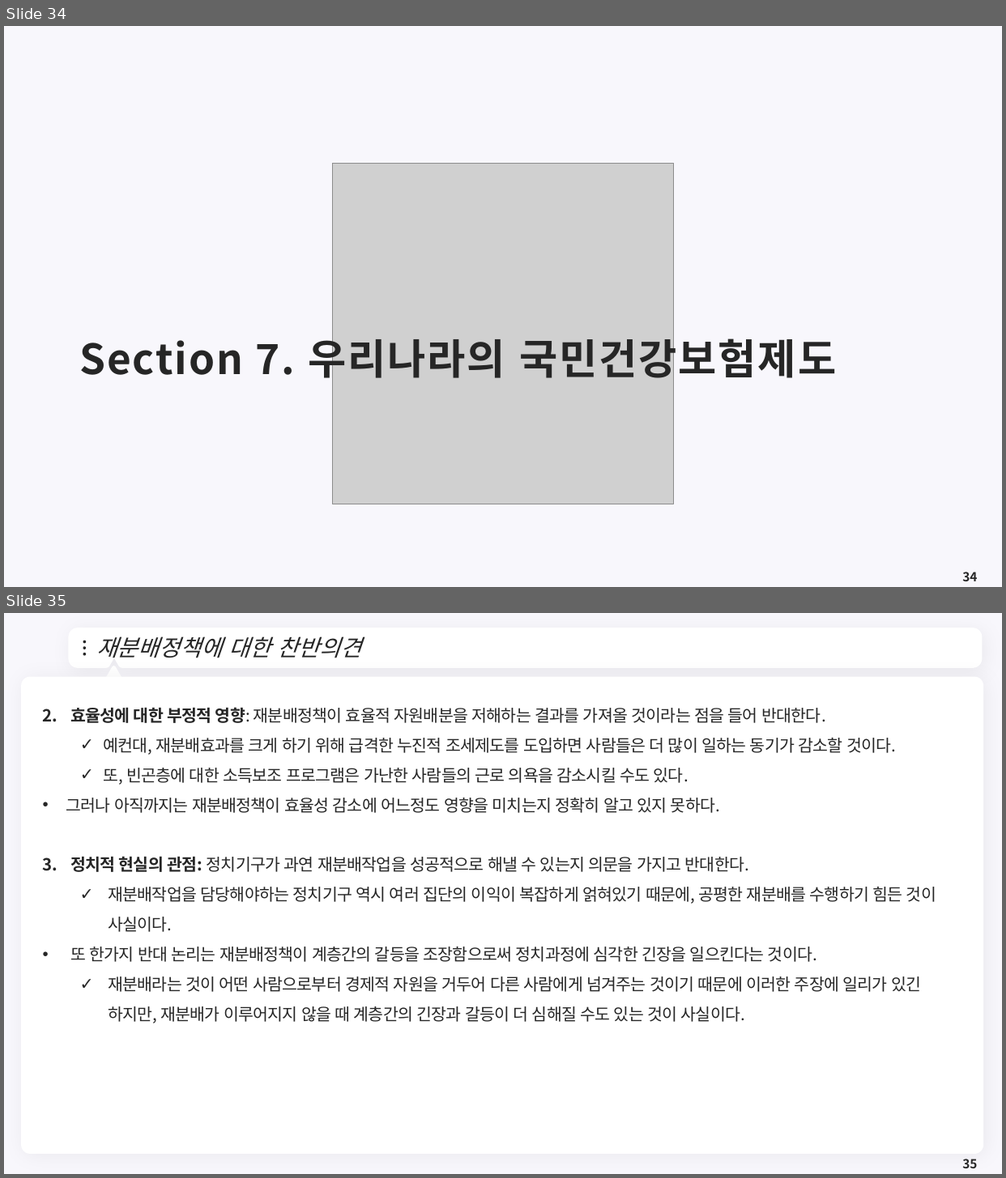
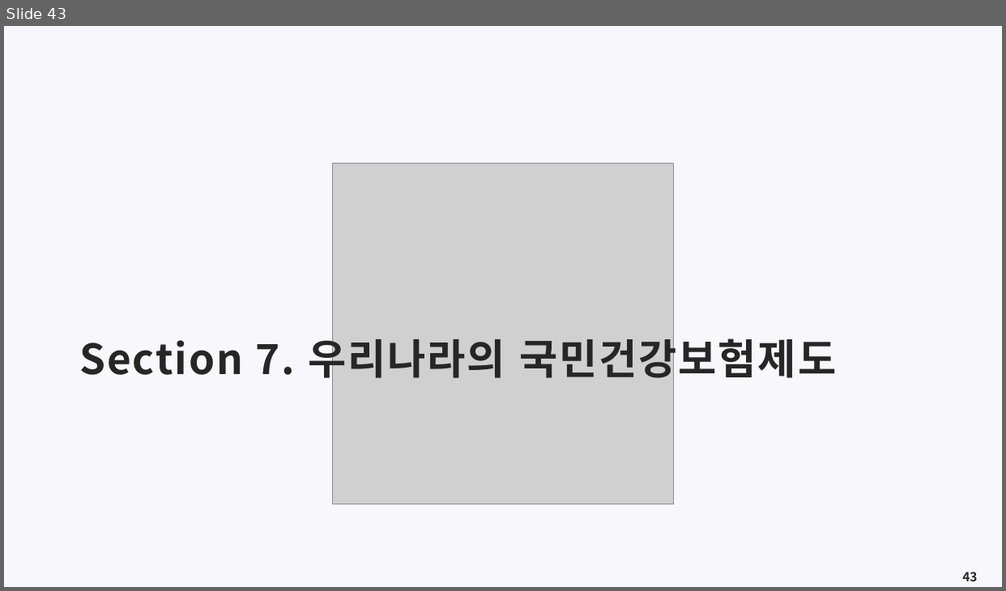
Before and after one commit to meandthey/Teaching, a slide deck: 재정학/01_Lectures/재정학_Chapter_10.pptx. Shown one above the other, each under a label of ours: slides 34 and 35 before the commit, slide 43 after it. The pictures are 1006x1178 and 1006x591 pixels, drawn with LibreOffice and Linux fonts; fonts in the diff are those of the drawing; grey boxes stand for pictures; background and template pictures are left out. Boxes give left, top, right and bottom in pixels: in the first picture for what was removed or moved away, otherwise in the second. Text is boxed around its words. In the diff, an @@ line names an element or a change of style, - is before the commit and + after.

```diff
--- a/재정학/01_Lectures/재정학_Chapter_10.pptx
+++ b/재정학/01_Lectures/재정학_Chapter_10.pptx
@@ slide 35 removed at box(4, 613, 1002, 1174), background #F8F7FC @@
@@ freeform shape removed at box(72, 632, 978, 665) @@
@@ title removed at box(96, 636, 361, 658) @@
-재분배정책에 대한 찬반의견
@@ ellipse removed at box(83, 641, 87, 644) @@
@@ ellipse removed at box(83, 647, 87, 649) @@
@@ ellipse removed at box(83, 653, 87, 656) @@
@@ freeform shape removed at box(958, 643, 967, 654) @@
@@ rounded rectangle removed at box(21, 677, 984, 1154) @@
@@ triangle removed at box(105, 667, 122, 683) @@
@@ text removed at box(66, 707, 936, 1024) @@
-2. 효율성에 대한 부정적 영향: 재분배정책이 효율적 자원배분을 저해하는 결과를 가져올 것이라는 점을 들어 반대한다.
-  ✓ 예컨대, 재분배효과를 크게 하기 위해 급격한 누진적 조세제도를 도입하면 사람들은 더 많이 일하는 동기가 감소할 것이다.
-  ✓ 또, 빈곤층에 대한 소득보조 프로그램은 가난한 사람들의 근로 의욕을 감소시킬 수도 있다.
-• 그러나 아직까지는 재분배정책이 효율성 감소에 어느정도 영향을 미치는지 정확히 알고 있지 못하다.
-3. 정치적 현실의 관점: 정치기구가 과연 재분배작업을 성공적으로 해낼 수 있는지 의문을 가지고 반대한다.
-  ✓ 재분배작업을 담당해야하는 정치기구 역시 여러 집단의 이익이 복잡하게 얽혀있기 때문에, 공평한 재분배를 수행하기 힘든 것이 사실이다.
-• 또 한가지 반대 논리는 재분배정책이 계층간의 갈등을 조장함으로써 정치과정에 심각한 긴장을 일으킨다는 것이다.
-  ✓ 재분배라는 것이 어떤 사람으로부터 경제적 자원을 거두어 다른 사람에게 넘겨주는 것이기 때문에 이러한 주장에 일리가 있긴 하지만, 재분배가 이루어지지 않을 때 계층간의 긴장과 갈등이 더 심해질 수도 있는 것이 사실이다.
@@ page number removed at box(962, 1159, 977, 1169) @@
-35
@@ what was slide 34 is now slide 43 @@
@@ page number at box(962, 572, 977, 582): text changed @@
-34
+43
```
Also in this commit, not shown: 9 slides changed, 6 slides added, 16 other slides removed, 1 other file.
